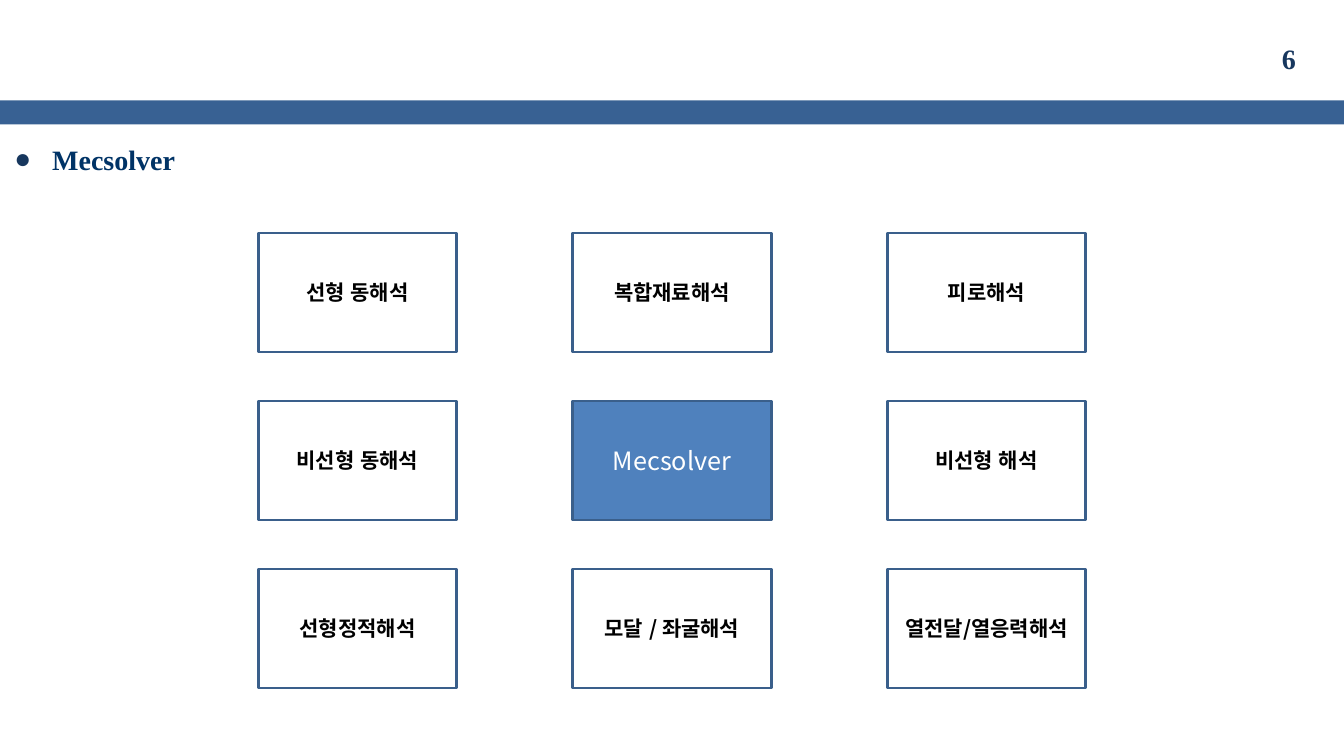
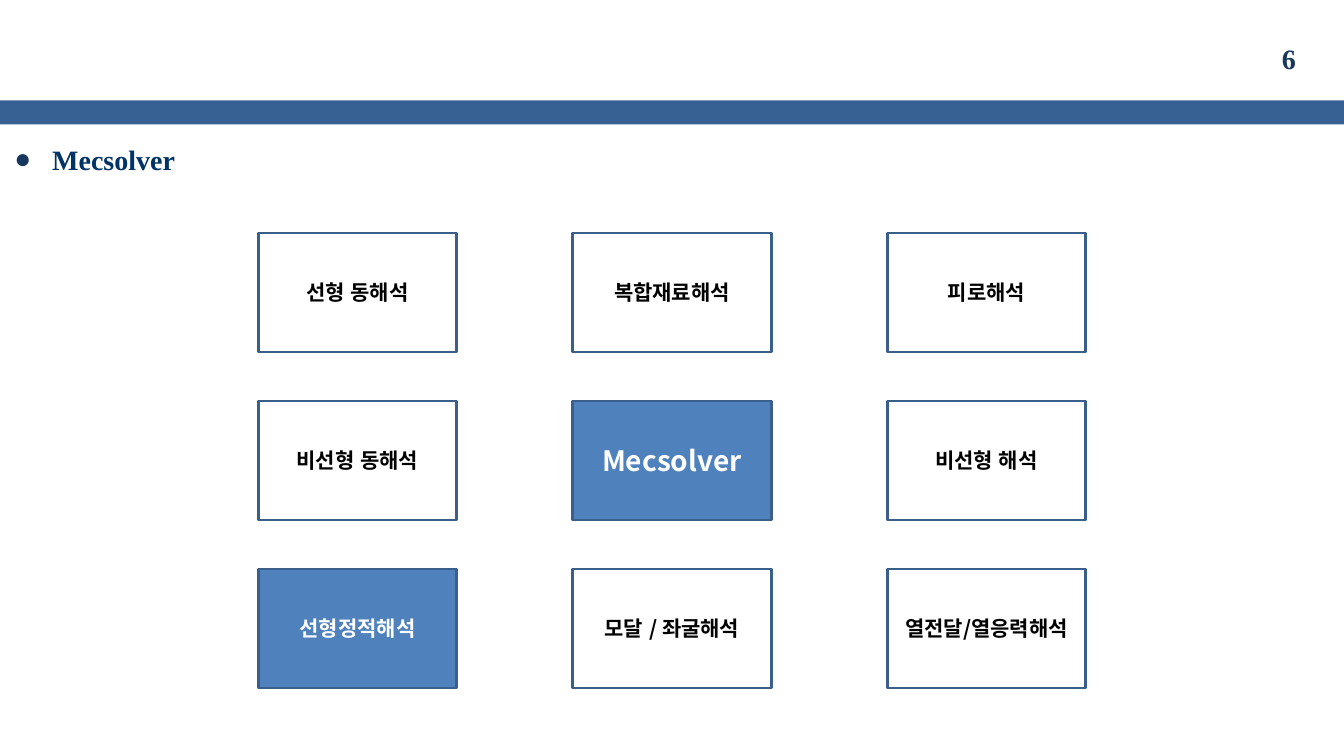
Before and after one commit to kms0523/Study, a slide deck: slide 6 of 발표자료/성과발표(중간).pptx. Drawn at 1344x756 pixels with LibreOffice and Linux fonts; fonts in the diff are those of the drawing; background and template pictures are left out. Boxes give left, top, right and bottom in pixels: in the first picture for what was removed or moved away, otherwise in the second. Text is boxed around its words. In the diff, an @@ line names an element or a change of style, - is before the commit and + after.

```diff
--- a/발표자료/성과발표(중간).pptx
+++ b/발표자료/성과발표(중간).pptx
@@ rectangle "Mecsolver" at <box>573,401,771,520</box>: size 18 to 20 pt, bold on @@
@@ rectangle "선형정적해석" at <box>258,569,457,688</box>: text colour #000000 to #FFFFFF; fill #FFFFFF to #4F81BD @@
```
Also in this commit, not shown: 3 other slides changed, 2 slides added, 2 slides removed.
